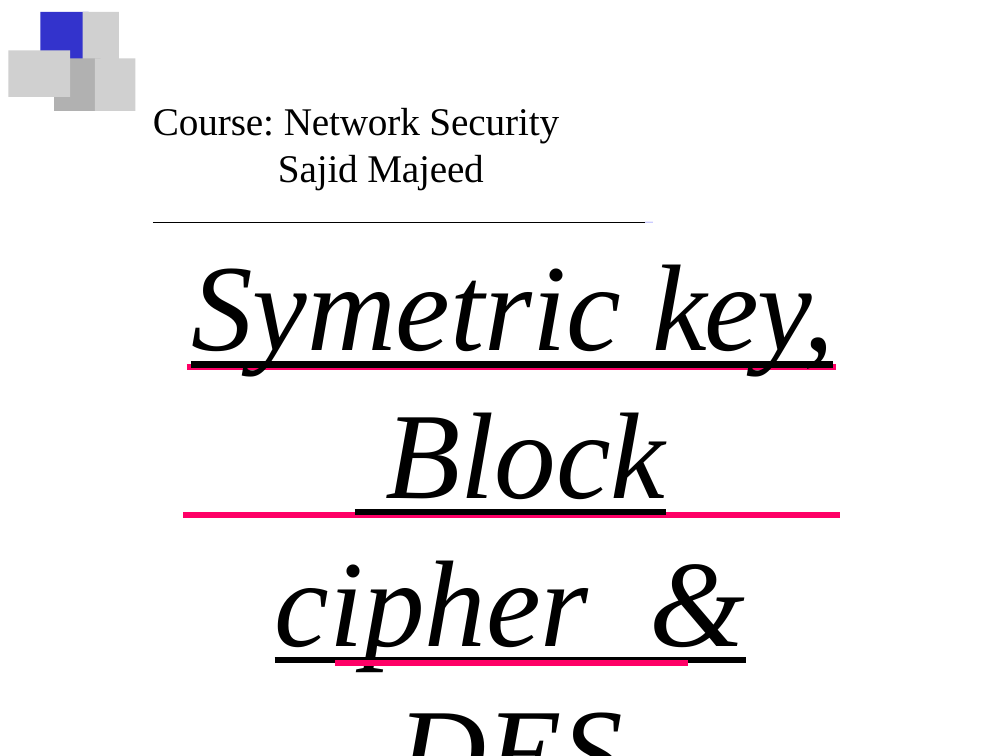
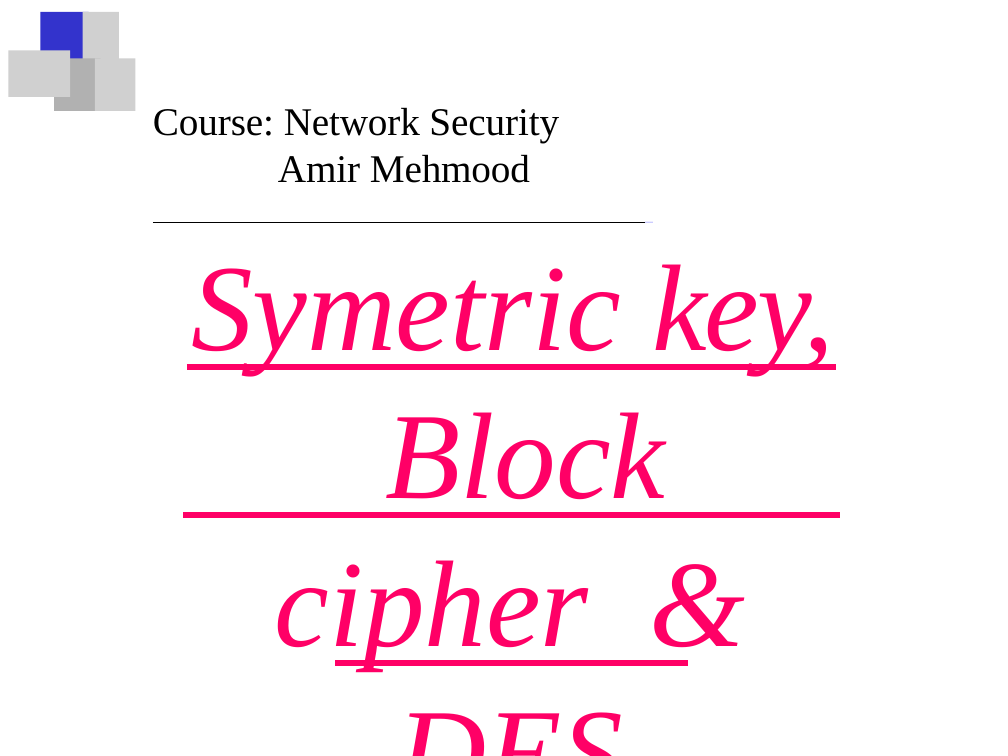
Before and after one commit to Fuuast-BSCS/Network-Security, a slide deck: slide 1 of NSLecture3-converted.pptx. Drawn at 1008x756 pixels with LibreOffice and Linux fonts; fonts in the diff are those of the drawing; grey boxes stand for pictures. Boxes give left, top, right and bottom in pixels: in the first picture for what was removed or moved away, otherwise in the second. Text is boxed around its words. In the diff, an @@ line names an element or a change of style, - is before the commit and + after.

Commit message:
Lecture 4 and 5 added.

```diff
--- a/NSLecture3-converted.pptx
+++ b/NSLecture3-converted.pptx
@@ title at [153, 107, 559, 183]: text changed @@
-Course: Network Security Sajid Majeed
+Course: Network Security Amir Mehmood
@@ text "Symetric key, Block cipher & ..." at [191, 264, 835, 669]: text colour #000000 to #FF0066, underline off @@
```
Also in this commit, not shown: 1 other slide changed, 3 other files.
